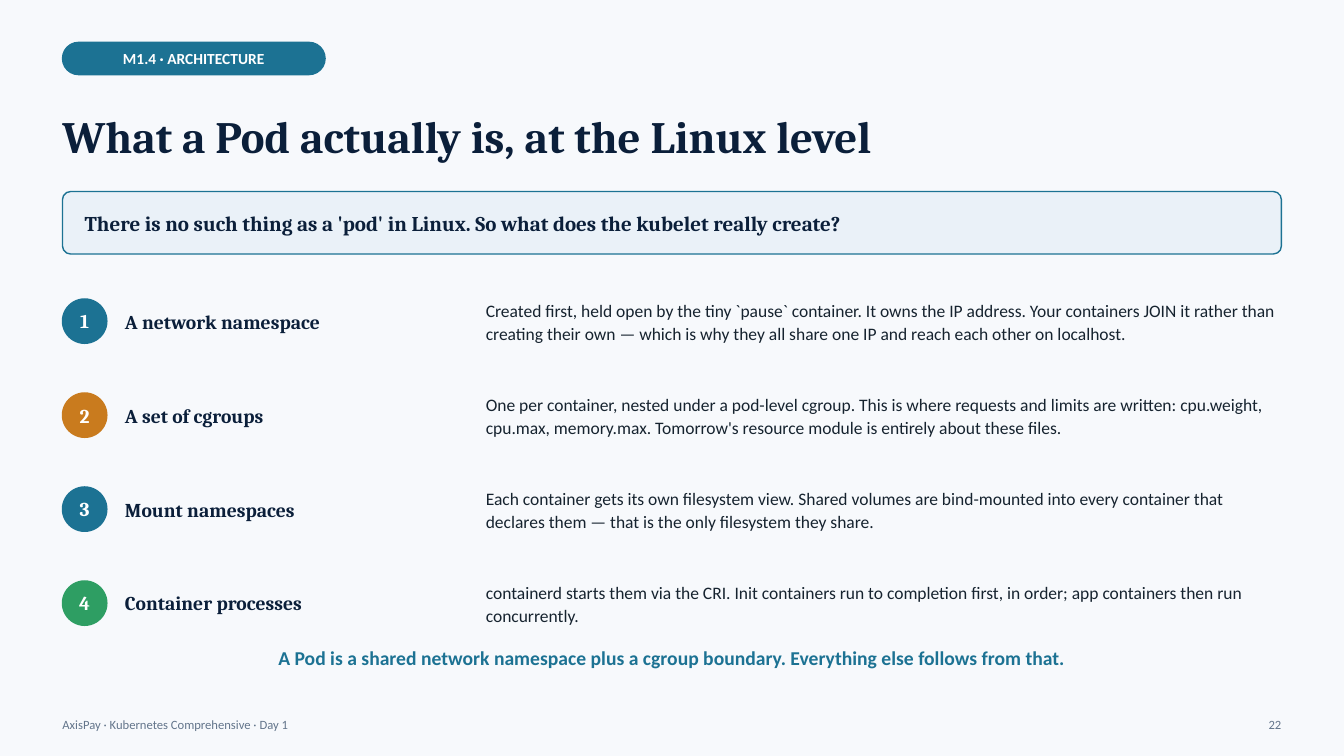
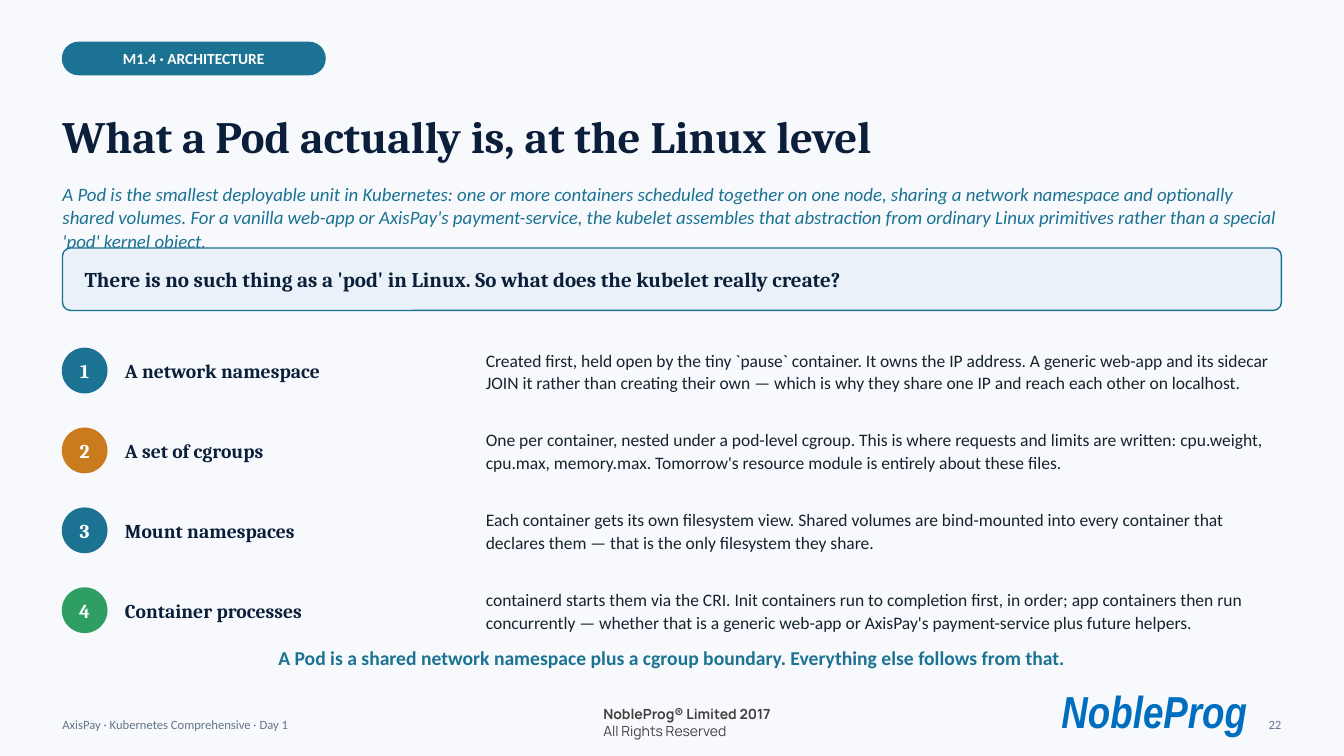
Before and after one commit to kumbulanit/kubernetescompr, a slide deck: slide 22 of days/day1/AxisPay-K8s-Day1.pptx. Drawn at 1344x756 pixels with LibreOffice and Linux fonts; fonts in the diff are those of the drawing; background and template pictures are left out. Boxes give left, top, right and bottom in pixels: in the first picture for what was removed or moved away, otherwise in the second. Text is boxed around its words. In the diff, an @@ line names an element or a change of style, - is before the commit and + after.

```diff
--- a/days/day1/AxisPay-K8s-Day1.pptx
+++ b/days/day1/AxisPay-K8s-Day1.pptx
@@ text added at (x1=62, y1=188, x2=1275, y2=254), 13.5 pt, text #1C7293, italic @@
+A Pod is the smallest deployable unit in Kubernetes: one or more containers scheduled together on one node, sharing a network namespace and optionally shared volumes. For a vanilla web-app or AxisPay's payment-service, the kubelet assembles that abstraction from ordinary Linux primitives rather than a special 'pod' kernel object.
@@ rounded rectangle moved from (x1=63, y1=192, x2=1281, y2=254) to (x1=63, y1=248, x2=1281, y2=311) @@
@@ text "There is no such thing ..." moved from (x1=85, y1=216, x2=840, y2=236) to (x1=85, y1=272, x2=840, y2=292) @@
@@ text "1" moved from (x1=80, y1=315, x2=89, y2=328) to (x1=80, y1=365, x2=89, y2=378) @@
@@ ellipse moved from (x1=63, y1=299, x2=107, y2=344) to (x1=63, y1=349, x2=107, y2=393) @@
@@ text "A network namespace" moved from (x1=125, y1=315, x2=320, y2=333) to (x1=125, y1=364, x2=320, y2=382) @@
@@ text at (x1=486, y1=355, x2=1268, y2=392): text changed @@
-Created first, held open by the tiny `pause` container. It owns the IP address. Your containers JOIN it rather than creating their own — which is why they all share one IP and reach each other on localhost.
+Created first, held open by the tiny `pause` container. It owns the IP address. A generic web-app and its sidecar JOIN it rather than creating their own — which is why they share one IP and reach each other on localhost.
@@ text "A set of cgroups" moved from (x1=125, y1=409, x2=264, y2=427) to (x1=125, y1=444, x2=264, y2=463) @@
@@ text "One per container, nested under ..." moved from (x1=486, y1=399, x2=1262, y2=437) to (x1=486, y1=434, x2=1262, y2=472) @@
@@ text "2" moved from (x1=80, y1=409, x2=90, y2=423) to (x1=80, y1=444, x2=90, y2=458) @@
@@ ellipse moved from (x1=63, y1=393, x2=107, y2=438) to (x1=63, y1=429, x2=107, y2=473) @@
@@ text "3" moved from (x1=80, y1=502, x2=90, y2=516) to (x1=80, y1=524, x2=90, y2=538) @@
@@ ellipse moved from (x1=63, y1=487, x2=107, y2=531) to (x1=63, y1=508, x2=107, y2=553) @@
@@ text "Mount namespaces" moved from (x1=125, y1=504, x2=294, y2=521) to (x1=125, y1=525, x2=294, y2=542) @@
@@ text "Each container gets its own ..." moved from (x1=486, y1=493, x2=1223, y2=531) to (x1=486, y1=514, x2=1223, y2=552) @@
@@ text "4" moved from (x1=79, y1=596, x2=90, y2=610) to (x1=79, y1=604, x2=90, y2=618) @@
@@ ellipse moved from (x1=63, y1=581, x2=107, y2=625) to (x1=63, y1=588, x2=107, y2=632) @@
@@ text "Container processes" moved from (x1=125, y1=596, x2=302, y2=614) to (x1=125, y1=604, x2=302, y2=622) @@
@@ text at (x1=486, y1=594, x2=1241, y2=632): text changed @@
-containerd starts them via the CRI. Init containers run to completion first, in order; app containers then run concurrently.
+containerd starts them via the CRI. Init containers run to completion first, in order; app containers then run concurrently — whether that is a generic web-app or AxisPay's payment-service plus future helpers.
@@ text added at (x1=603, y1=708, x2=771, y2=740), 10 pt, text #414141, bold @@
+NobleProg® Limited 2017
+All Rights Reserved
@@ text added at (x1=1061, y1=695, x2=1247, y2=737), 32 pt, text #006EBE, bold, italic @@
+NobleProg
```
Also in this commit, not shown: 53 other slides changed, 5 slides added, 2 slides removed, 27 other files.
